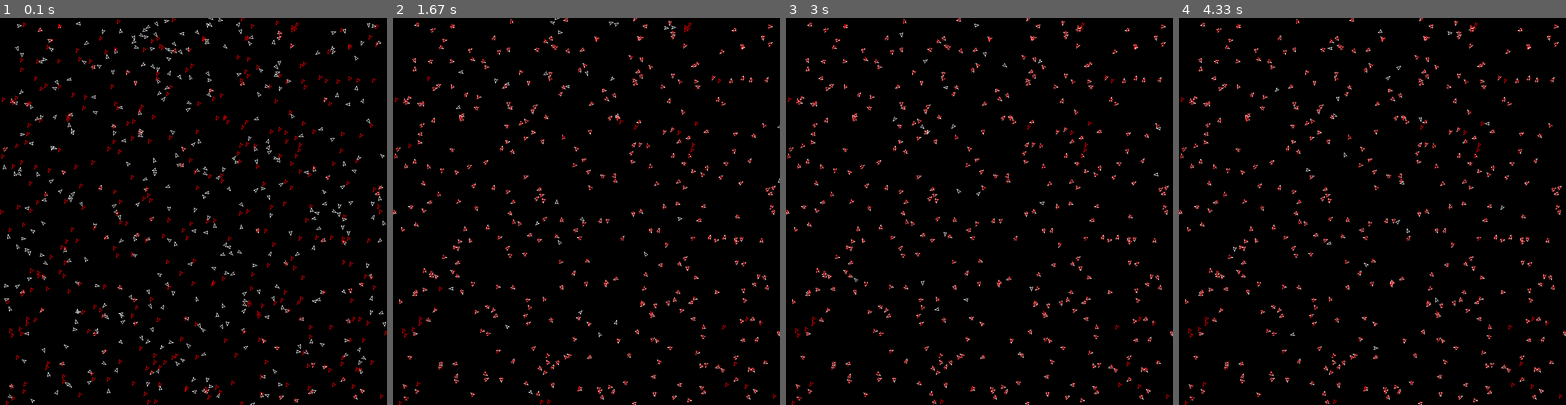
Above: before the commit, frames 1-4 (left to right).
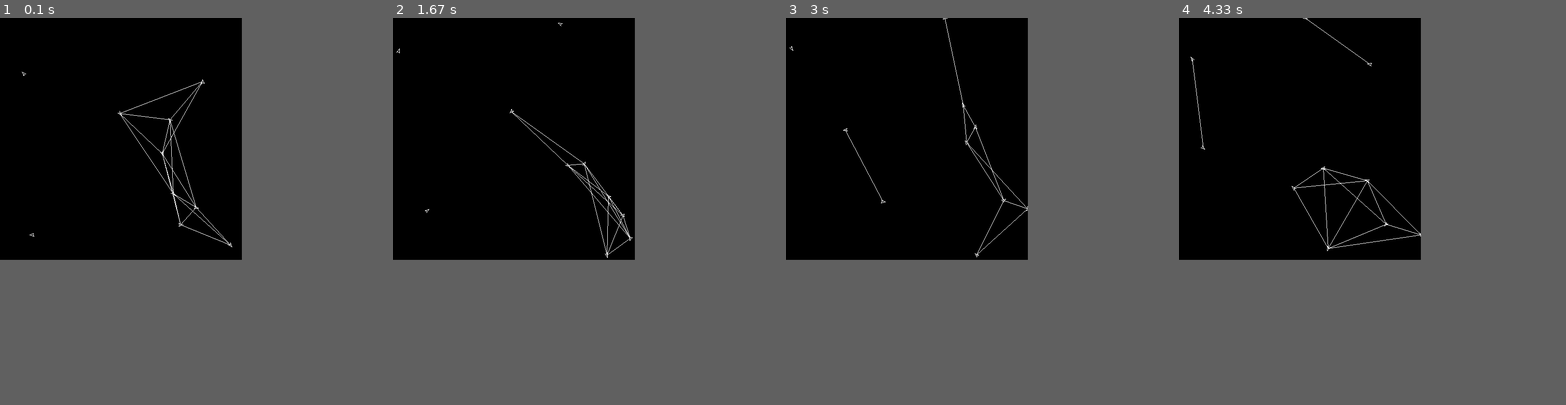
Above: after the commit, the same moments.

Repository: LouisDeOliveira/Projet_VA
Game: pygame game, started from pygame_test.py
Two runs of this game, one before a commit and one after it. Both use one fixed random seed, a clock stepped at 60 frames per second and the inputs below.
Inputs:
- Up to frame 1 (0.1 s): no input
- Up to frame 2 (1.67 s): no input
- Up to frame 3 (3 s): no input
- Up to frame 4 (4.33 s): no input
In our replay, the window is 800x800 before the commit and 500x500 after it. These sizes can differ from the game's own. Grey fills any space a smaller window leaves; there, only what the larger window draws over its background counts as a difference.

The runs differ from the first frame. In frame 1, 2.8% of the frame differs, in the area x 0-100%, y 0-100%; in frame 2, 2.4%; in frame 3, 2.4%; in frame 4, 2.5%.

Commit message:
générateur de graph

Diff:
--- a/pygame_test.py
+++ b/pygame_test.py
@@ -80,9 +80,9 @@
             return new_x, new_y, new_dir
 
         except:
-            pass
-
-    def neighbours(self, r=100):
+            return self.x, self.y, self.dir
+
+    def neighbours(self, r=200):
         return [self.env.Agent_list[i] for i in range(len(self.env.Agent_list)) if distance(self, self.env.Agent_list[i]) < r and self.env.Agent_list[i] != self]
 
     def target_agent(self):
@@ -162,6 +162,18 @@
         for agent in self.Agent_list:
             agent.step()
 
+    def draw_graph(self):
+        edge_list=[]
+        for agent in self.Agent_list:
+            if type(agent) == Drone:
+                for neighbour in agent.neighbours():
+                    if type(neighbour)==Drone:
+                        if [(neighbour.x,neighbour.y),(agent.x,agent.y)] not in edge_list and [(agent.x,agent.y),(neighbour.x,neighbour.y)] not in edge_list:
+                            edge_list.append([(neighbour.x,neighbour.y),(agent.x,agent.y)])
+
+        for edge in edge_list:
+            pygame.draw.line(screen,white,(edge[0][0],edge[0][1]),(edge[1][0],edge[1][1]))
+
 
 def distance(Agent1, Agent2):
     x1, y1 = Agent1.x, Agent1.y
@@ -177,7 +189,7 @@
 
 
 if __name__ == '__main__':
-    env = Environment(400, 400, 800, 800)
+    env = Environment(10, 0, 500, 500)
     pygame.init()
     width, height = env.width, env.height
     screen = pygame.display.set_mode((width, height))
@@ -197,7 +209,7 @@
         env.step()
         for agent in env.Agent_list:
             agent.display()
-
+        env.draw_graph()
         pygame.display.update()
         screen.fill((0, 0, 0))
         # Setting FPS
